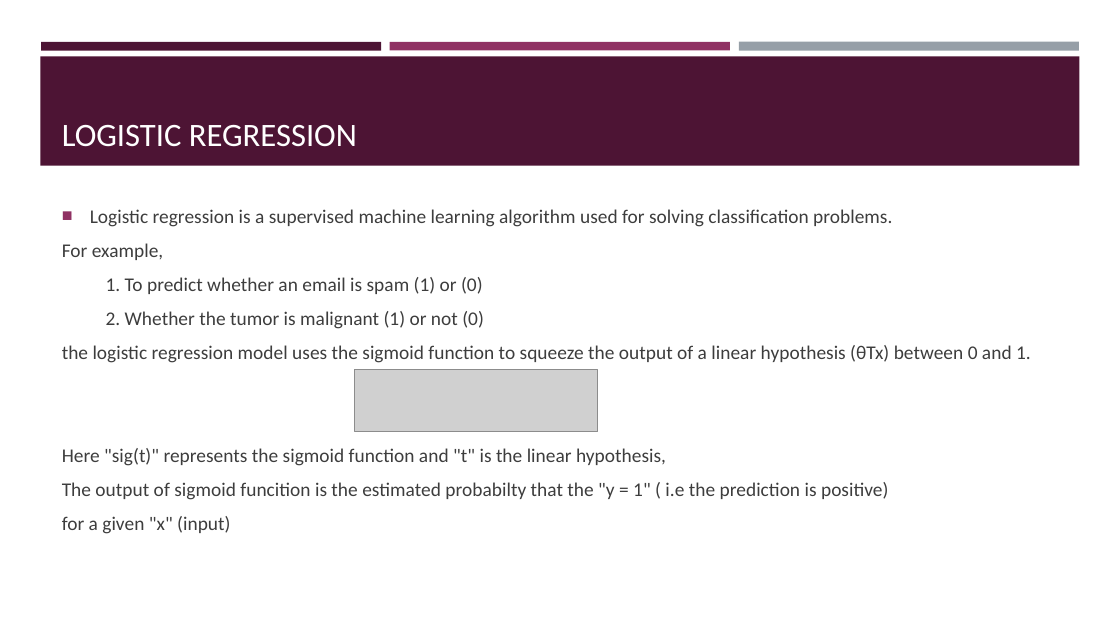
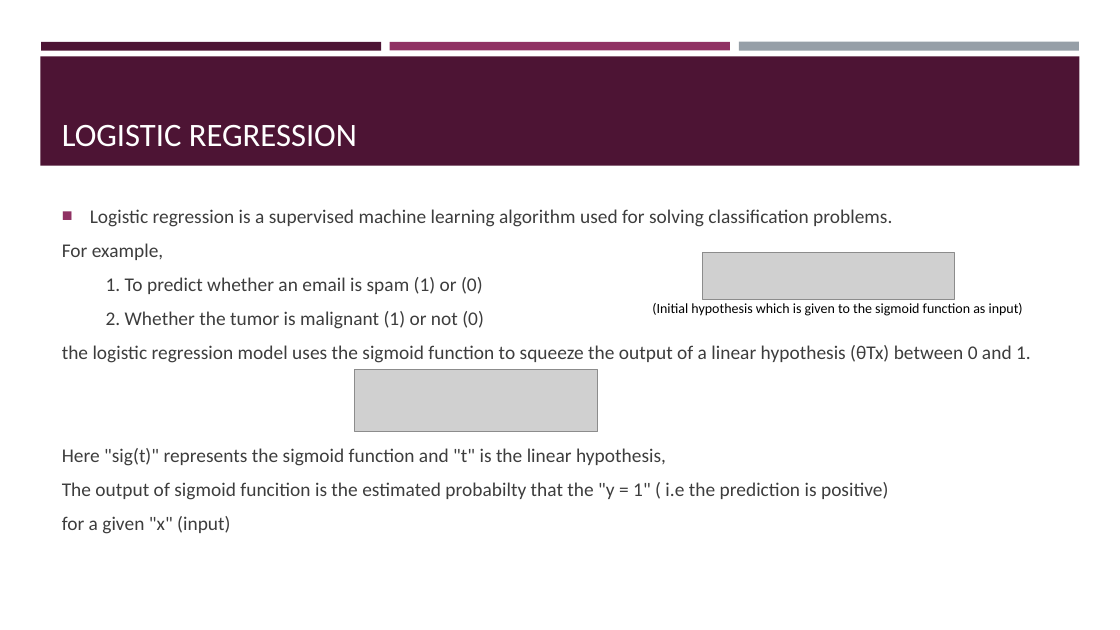
Before and after one commit to fortyTwo102/bioinformatics, a slide deck: slide 18 of reports/Final Reports/GROUP 13 - PPT.pptx (slide 17 before the commit). Drawn at 1120x630 pixels with LibreOffice and Linux fonts; fonts in the diff are those of the drawing; grey boxes stand for pictures. Boxes give left, top, right and bottom in pixels: in the first picture for what was removed or moved away, otherwise in the second. Text is boxed around its words. In the diff, an @@ line names an element or a change of style, - is before the commit and + after.

```diff
--- a/reports/Final Reports/GROUP 13 - PPT.pptx
+++ b/reports/Final Reports/GROUP 13 - PPT.pptx
@@ picture added at (702, 253, 954, 300) @@
@@ text added at (652, 303, 1023, 316), 12 pt, text #000000 @@
+(Initial hypothesis which is given to the sigmoid function as input)
```
Also in this commit, not shown: 9 other slides changed, 3 slides added, 20 other files.
